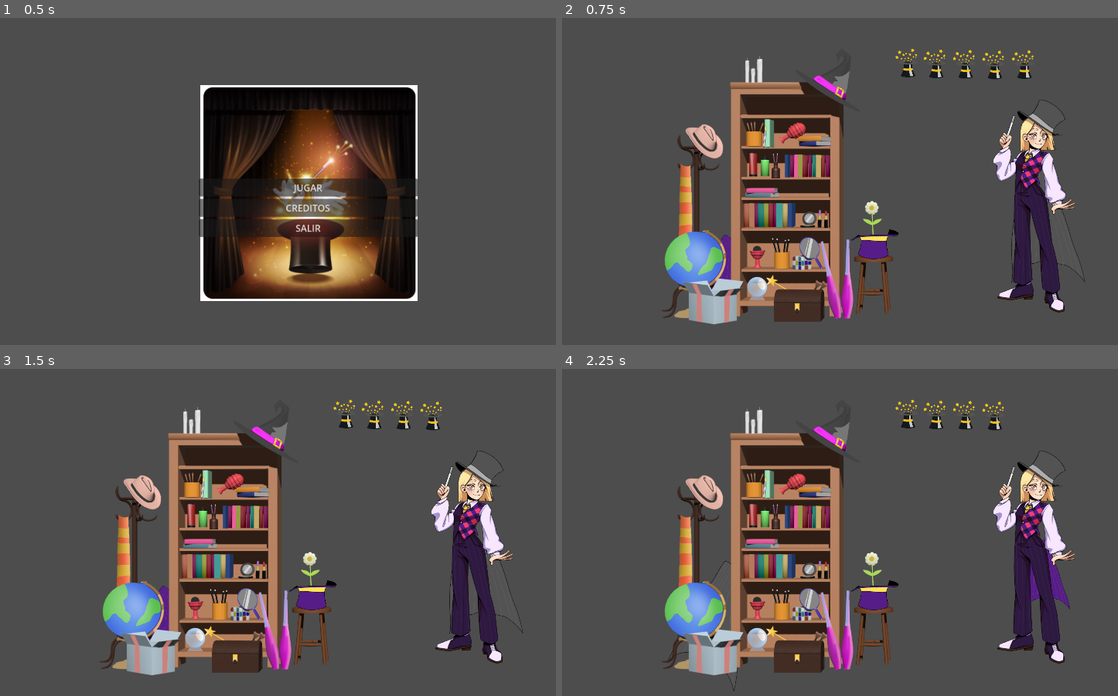
Above: before the commit, frames 1-4 (two rows, left to right).
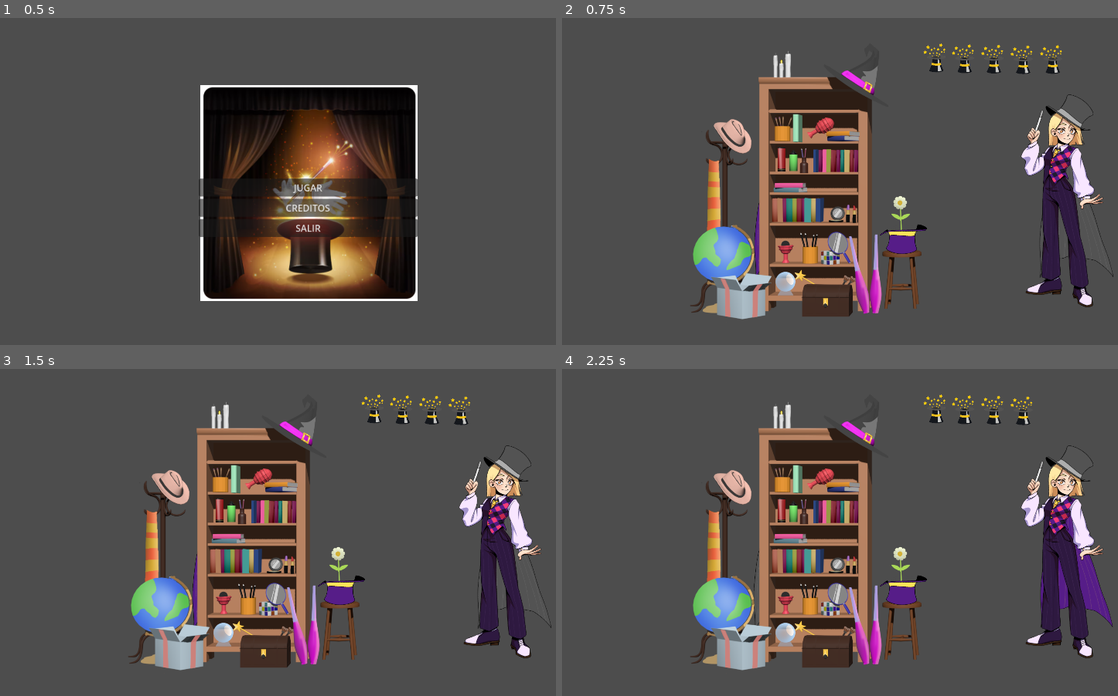
Above: after the commit, the same moments.

Repository: Duk3nd3/bjm2025
Game: Godot game, scene res://Escenas/MenuInicial.tscn
Same seed, same stepped clock (60 frames per second), same inputs: the game is played once before the commit and once after it.
Inputs (mouse positions are in pixels of both pictures, inside the frame that each line leads up to):
- Up to frame 1 (0.5 s): no input
- Up to frame 2 (0.75 s): click "JUGAR" at 0.5 s
- Up to frame 3 (1.5 s): tap Enter at 1.25 s; move the mouse to (444, 525) at 1.27 s; click (444, 525) at 1.42 s
- Up to frame 4 (2.25 s): tap Space at 2 s; move the mouse to (745, 558) at 2.02 s; click (745, 558) at 2.17 s

Frame 1 is identical in both runs. In frame 2, 30% of the frame differs, in the area x 17-100%, y 7-94%; in frame 3, 30%; in frame 4, 30%, in the area x 17-100%, y 7-99%.

Commit message:
agregamos poster rada al ganar la partida

Diff:
--- a/point-and-click/Escenas/gameplay.tscn
+++ b/point-and-click/Escenas/gameplay.tscn
@@ -10,9 +10,10 @@
 [ext_resource type="Texture2D" uid="uid://b1ngbmsb1785c" path="res://Assets/capa_color.png" id="7_y3e6i"]
 [ext_resource type="Texture2D" uid="uid://dj5xtnqkl3a4c" path="res://Assets/capa_gris.png" id="8_cowoy"]
 [ext_resource type="Texture2D" uid="uid://b6wdeujn8ocd0" path="res://Assets/life_icon.png" id="8_suyv4"]
+[ext_resource type="Texture2D" uid="uid://jxylvb0rvnp7" path="res://Assets/poster_radagast.png" id="11_y3e6i"]
 
 [node name="gameplay" type="Node2D"]
-position = Vector2(300, 230)
+position = Vector2(388, 214)
 script = ExtResource("1_aod76")
 
 [node name="Cuerpo" type="Sprite2D" parent="."]
@@ -37,9 +38,10 @@
 texture = ExtResource("4_4u0gh")
 
 [node name="varitaColor" type="Sprite2D" parent="."]
-position = Vector2(330, 140)
-rotation = -0.2292935
-scale = Vector2(0.5872747, 0.5872747)
+z_index = -1
+position = Vector2(293, -36)
+rotation = -0.29799056
+scale = Vector2(0.856, 0.856)
 texture = ExtResource("5_cowoy")
 
 [node name="varitaGris" type="Sprite2D" parent="."]
@@ -50,9 +52,9 @@
 
 [node name="capaColor" type="Sprite2D" parent="."]
 z_index = -1
-position = Vector2(203.00012, 561)
-rotation = 0.41519472
-scale = Vector2(0.39995047, 0.39995047)
+position = Vector2(320.00012, 420.00006)
+rotation = -0.016743537
+scale = Vector2(0.65362126, 0.65362126)
 texture = ExtResource("7_y3e6i")
 
 [node name="capaGris" type="Sprite2D" parent="."]
@@ -98,3 +100,13 @@
 position = Vector2(1132, -44.999924)
 scale = Vector2(0.2, 0.2)
 texture = ExtResource("8_suyv4")
+
+[node name="VictoryTimer" type="Timer" parent="."]
+wait_time = 3.0
+one_shot = true
+
+[node name="PosterRadagast" type="Sprite2D" parent="."]
+visible = false
+position = Vector2(837, 181)
+scale = Vector2(0.6890751, 0.6890751)
+texture = ExtResource("11_y3e6i")
--- a/point-and-click/Scripts/gameplay.gd
+++ b/point-and-click/Scripts/gameplay.gd
@@ -12,6 +12,9 @@
 @onready var lives_container: HBoxContainer = $LivesContainer
 var life_icons: Array[Sprite2D] = []
 
+# Referencia al poster
+@onready var poster_radagast: Sprite2D = $PosterRadagast
+
 #VARIABLES DE ESTADO DEL JUEGO
 var swap_pairs = []
 var lives = 5
@@ -21,12 +24,20 @@
 func _ready():
 	print("Juego iniciado. Tenes 5 vidas.")
 
+	# MODIFICADO: Añadimos una comprobación de seguridad
+	if poster_radagast:
+		# Preparamos el poster para que aparezca con un efecto de desvanecimiento
+		poster_radagast.modulate.a = 0.0 # Lo hacemos completamente transparente
+		poster_radagast.visible = true # Lo hacemos visible pero invisible (necesario para el tween)
+	else:
+		print("ADVERTENCIA: El nodo PosterRadagast no fue encontrado en la escena.")
+
 	life_icons.clear()
 	for child in lives_container.get_children():
 		if child is Sprite2D:
 			life_icons.append(child)
 		else:
-			print("OJO: Se encontro un nodo que no es Sprite2D en LivesContainer: ", child.name)
+			print("ADVERTENCIA: Se encontro un nodo que no es Sprite2D en LivesContainer: ", child.name)
 
 	swap_pairs = [
 		{"main_sprite": galeraColor, "gray_sprite": galeraGris, "can_swap": true},
@@ -54,28 +65,17 @@
 
 				if pair.can_swap:
 					print("ACERTASTE en el icono ", pair.main_sprite.name, "!")
-
-					#Sumamos puntos por el acierto
 					score += 100
 					print("Puntuacion: ", score)
 
-					#CODIGO DE INTERCAMBIO
-					#Guardamos la posicion Y la rotacion del sprite principal
 					var temp_pos = pair.main_sprite.position
 					var temp_rot = pair.main_sprite.rotation
-
-					#Movemos y rotamos el sprite principal a la posicion y rotacion del sprite gris
 					pair.main_sprite.position = pair.gray_sprite.position
 					pair.main_sprite.rotation = pair.gray_sprite.rotation
-
-					#Movemos y rotamos el sprite gris a la posicion y rotacion que guardamos
 					pair.gray_sprite.position = temp_pos
 					pair.gray_sprite.rotation = temp_rot
-					#FIN DEL CÓDIGO CORREGIDO
 
 					pair.can_swap = false
-
-					#Despues de un intercambio, comprobamos si se ha ganado
 					check_victory_condition()
 
 				else:
@@ -87,53 +87,69 @@
 			print("ERRASTE! Perdes una vida.")
 			lose_a_life()
 
-#FUNCION PARA COMPROBAR LA VICTORIA
+# --- NUEVA LÓGICA DE VICTORIA CON AWAIT ---
 func check_victory_condition():
-	#Asumimos que el jugador gano
 	var has_won = true
-
-	#Recorremos todos los pares. Si encontramos uno que todavia se puede intercambiar,
-	#significa que el jugador aun no ha ganado
 	for pair in swap_pairs:
 		if pair.can_swap:
 			has_won = false
-			break #Salimos del bucle, no hay necesidad de seguir comprobando
+			break
 
-	#Si despues de revisar todos los pares, 'has_won' sigue siendo true...
 	if has_won:
-		TimerData.tiempo_total = time
-		get_tree().change_scene_to_file("res://Escenas/ganaste.tscn")
-		print("FELICIDADES, GANASTE!")
+		print("¡FELICIDADES, GANASTE!")
 
-		#LOGICA DE BONIFICACION POR VIDAS
+		# 1. Apagamos el procesamiento de input
+		set_process_unhandled_input(false)
+
+		# 2. Calculamos la puntuación final como antes
 		var bonus = 0
+		match lives:
+			5: bonus = 500
+			4: bonus = 300
+			3: bonus = 150
+			2: bonus = 50
+			1: bonus = 10
+			_: bonus = 0
 
-		#usamos 'match' para asignar un bonus segun las vidas restantes
-		match lives:
-			5:
-				bonus = 500 #Bonus Perfecto
-			4:
-				bonus = 300
-			3:
-				bonus = 150
-			2:
-				bonus = 50
-			1:
-				bonus = 10 #Bonus Milagroso xD
-			_: #Este es el caso por defecto, si 'lives' es 0 o cualquier otro valor
-				bonus = 0
-
-		#Sumamos el bonus a la puntuacion
 		score += bonus
-		TimerData.lives = lives
 		print("Bonus de ", bonus, " puntos por terminar con ", lives, " vidas.")
-		TimerData.score = score
 		print("Puntuacion final: ", score)
 
-		#Apagamos el procesamiento de input para que no se puedan perder mas vidas
-		set_process_unhandled_input(false)
+		# 3. Guardamos los datos para la pantalla final
+		TimerData.tiempo_total = time
+		TimerData.lives = lives
+		TimerData.score = score
 
-#FUNCIONES DEL SISTEMA DE VIDAS
+		# 4. Iniciamos la secuencia de victoria con pausas
+		await victory_sequence()
+
+# --- NUEVA FUNCIÓN DE SECUENCIA DE VICTORIA ---
+func victory_sequence():
+	# Pausa el juego por 2 segundos
+	await get_tree().create_timer(2.0).timeout
+	print("Han pasado 2 segundos. Mostrando poster...")
+
+	# MODIFICADO: Añadimos una comprobación de seguridad
+	if poster_radagast:
+		# Muestra el poster con el efecto de desvanecimiento
+		show_victory_poster()
+
+	# Pausa el juego por 3 segundos más (para un total de 5)
+	await get_tree().create_timer(3.0).timeout
+	print("Han pasado 5 segundos en total. Cambiando de escena...")
+
+	# Cambia a la escena de victoria
+	get_tree().change_scene_to_file("res://Escenas/ganaste.tscn")
+
+# --- FUNCIÓN MODIFICADA (ya no inicia el timer) ---
+# Función que muestra el poster con una animación
+func show_victory_poster():
+	# Creamos una animación (Tween)
+	var tween = create_tween()
+	# Animamos la propiedad 'modulate:a' (transparencia) de 0 a 1 en 1.5 segundos
+	tween.tween_property(poster_radagast, "modulate:a", 1.0, 1.5)
+
+#FUNCIONES DEL SISTEMA DE VIDAS (SIN CAMBIOS)
 func lose_a_life():
 	lives -= 1
 	update_lives_display()
@@ -141,7 +157,6 @@
 	if lives <= 0:
 		print("GAME OVER")
 		print("Puntuacion final: ", score)
-		#Apagamos el procesamiento de input
 		get_tree().change_scene_to_file("res://Escenas/Perdiste.tscn")
 		set_process_unhandled_input(false)
 	else:
--- a/point-and-click/project.godot
+++ b/point-and-click/project.godot
@@ -23,6 +23,7 @@
 
 window/size/viewport_width=1920
 window/size/viewport_height=1080
+mouse_cursor/custom_image="uid://dfe1ufoj76cg4"
 
 [editor]
 
Binary file added: point-and-click/Assets/cursor_mouse.png
Binary file added: point-and-click/Assets/poster_radagast.png
Not shown: 1 places in point-and-click/Escenas/gameplay.tscn that only renumber resources
